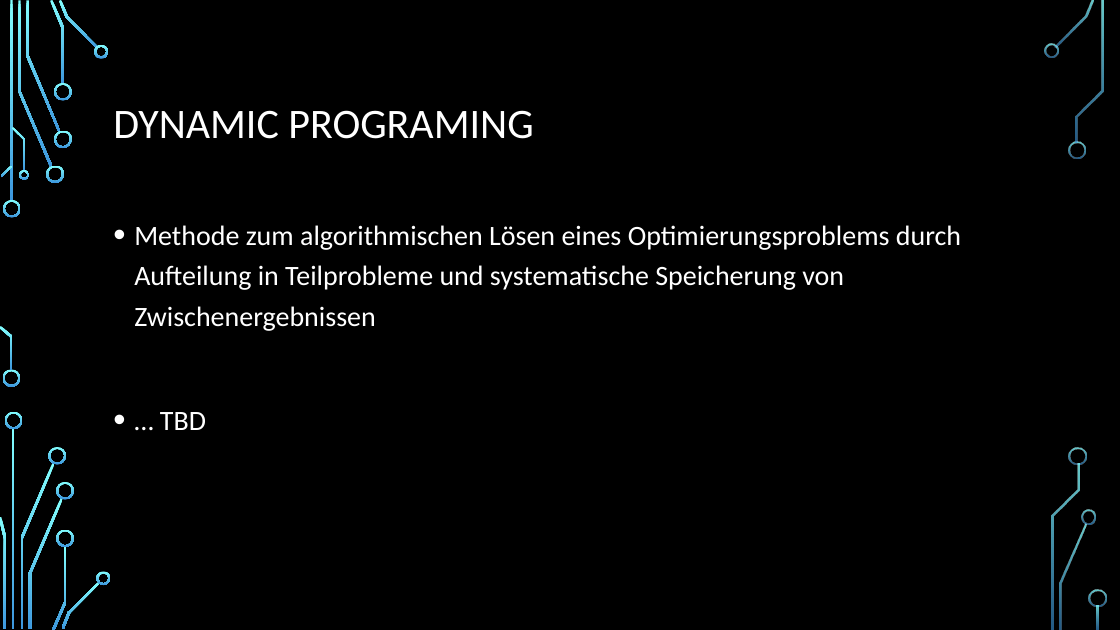
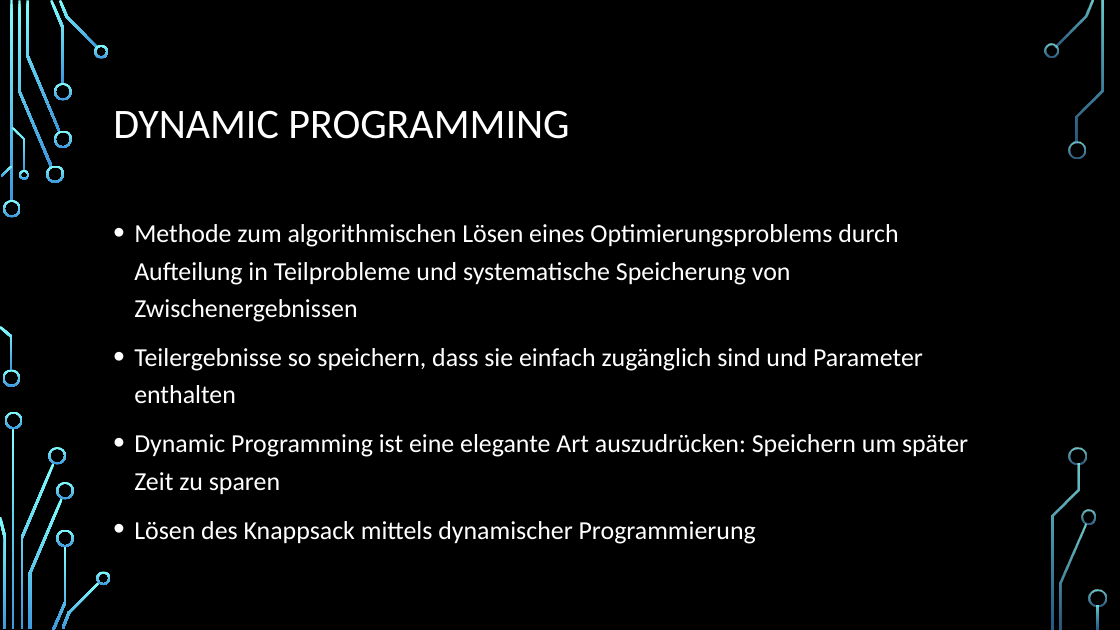
Before and after one commit to Seppl2202/Pseudopolynomielle-Algorithmen, a slide deck: slide 17 of Pseudopolynomielle Algorithmen.pptx. Drawn at 1120x630 pixels with LibreOffice and Linux fonts; fonts in the diff are those of the drawing; background and template pictures are left out. Boxes give left, top, right and bottom in pixels: in the first picture for what was removed or moved away, otherwise in the second. Text is boxed around its words. In the diff, an @@ line names an element or a change of style, - is before the commit and + after.

Commit message:
added knappsack np vollständig

```diff
--- a/Pseudopolynomielle Algorithmen.pptx
+++ b/Pseudopolynomielle Algorithmen.pptx
@@ title at <box>113,110,569,139</box>: text changed @@
-DYNAMIC PROGRAMING
+DYNAMIC PROGRAMMING
@@ text at <box>134,224,898,322</box>: size 24 to 22.2 pt in "Methode zum algorithmischen Lösen eines Optimierungsproblems ..." @@
@@ text at <box>134,348,968,544</box>: text changed; size 24 to 22.2 pt @@
-• … TBD
+• Teilergebnisse so speichern, dass sie einfach zugänglich sind und Parameter enthalten
+• Dynamic Programming ist eine elegante Art auszudrücken: Speichern um später Zeit zu sparen
+• Lösen des Knappsack mittels dynamischer Programmierung
```
Also in this commit, not shown: 1 other slide changed, 10 slides added, 1 slide removed.
